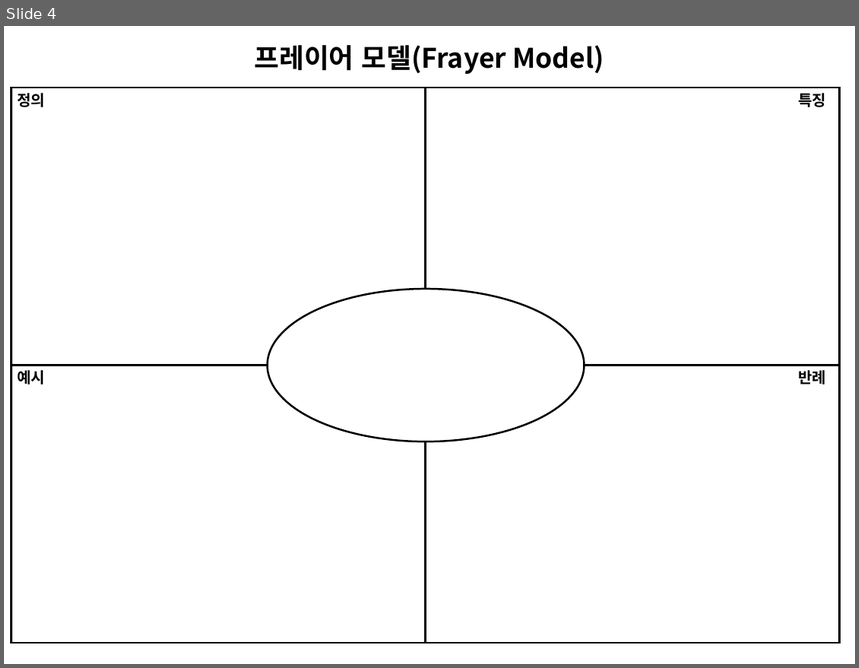
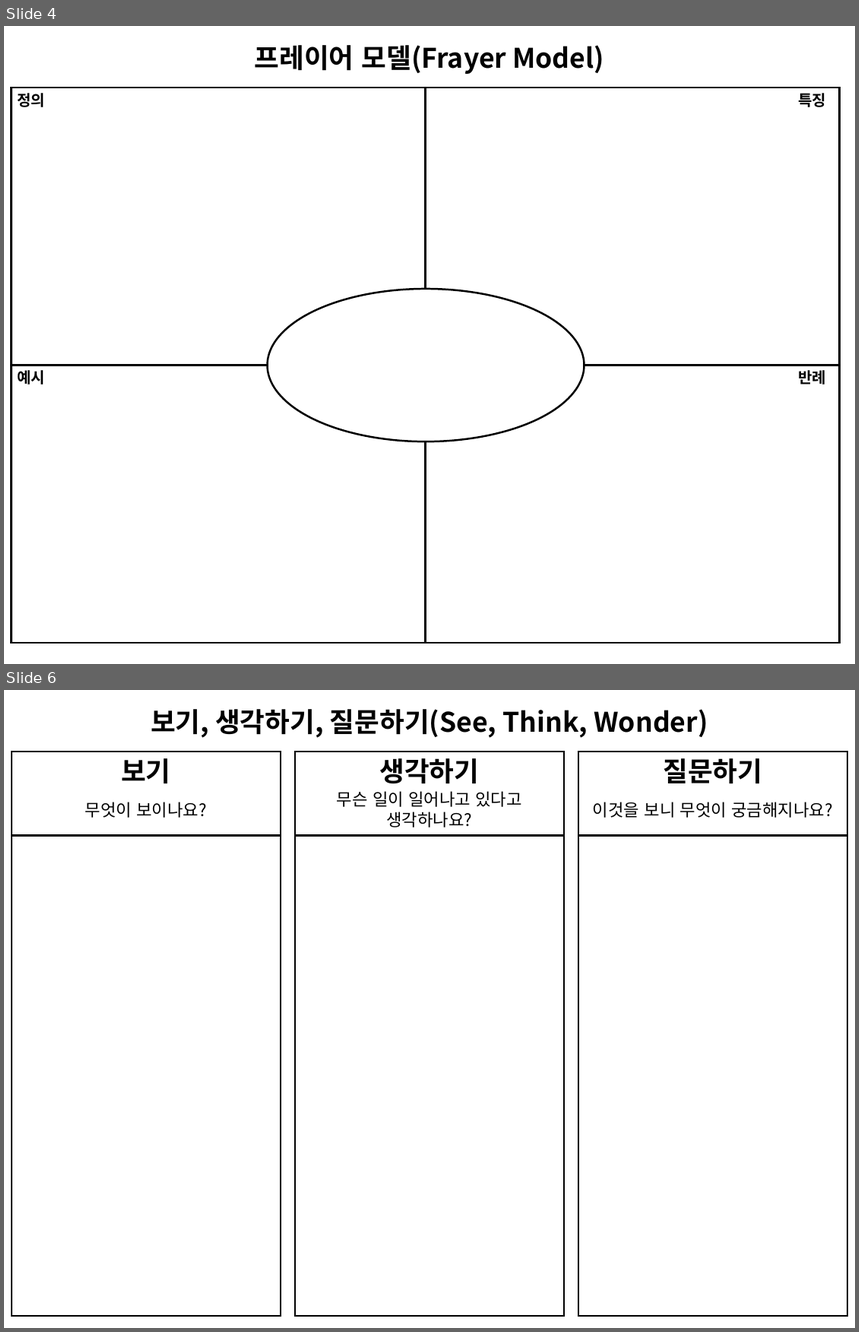
Before and after one commit to qo1598/thinking_routines, a slide deck: 사고루틴 템플릿.pptx. Shown one above the other, each under a label of ours: slide 4 before the commit, slides 4 and 6 after it; the slides between them are not shown. The pictures are 859x668 and 859x1332 pixels, drawn with LibreOffice and Linux fonts; fonts in the diff are those of the drawing. Boxes give left, top, right and bottom in pixels: in the first picture for what was removed or moved away, otherwise in the second. Text is boxed around its words. In the diff, an @@ line names an element or a change of style, - is before the commit and + after.

```diff
--- a/사고루틴 템플릿.pptx
+++ b/사고루틴 템플릿.pptx
@@ slide 6 added at bbox=[4, 690, 855, 1328], background #FFFFFF @@
@@ text added at bbox=[151, 709, 708, 738], 32 pt, text #000000, bold @@
+보기, 생각하기, 질문하기(See, Think, Wonder)
@@ rectangle added at bbox=[12, 752, 281, 836], outline #000000 2.25 pt @@
@@ rectangle added at bbox=[295, 752, 565, 836], outline #000000 2.25 pt @@
@@ rectangle added at bbox=[579, 752, 848, 836], outline #000000 2.25 pt @@
@@ text added at bbox=[121, 758, 170, 783], 32 pt, text #000000, bold @@
+보기
@@ text added at bbox=[379, 758, 479, 783], 32 pt, text #000000, bold @@
+생각하기
@@ text added at bbox=[663, 758, 762, 783], 32 pt, text #000000, bold @@
+질문하기
@@ text added at bbox=[85, 802, 208, 818], 20 pt, text #000000 @@
+무엇이 보이나요?
@@ text added at bbox=[337, 791, 522, 828], 20 pt, text #000000 @@
+무슨 일이 일어나고 있다고 생각하나요?
@@ text added at bbox=[593, 802, 833, 818], 20 pt, text #000000 @@
+이것을 보니 무엇이 궁금해지나요?
@@ rectangle added at bbox=[12, 836, 281, 1316], outline #000000 2.25 pt @@
@@ rectangle added at bbox=[295, 836, 565, 1316], outline #000000 2.25 pt @@
@@ rectangle added at bbox=[579, 836, 848, 1316], outline #000000 2.25 pt @@
```
Also in this commit, not shown: 2 other slides added, 9 other files.
